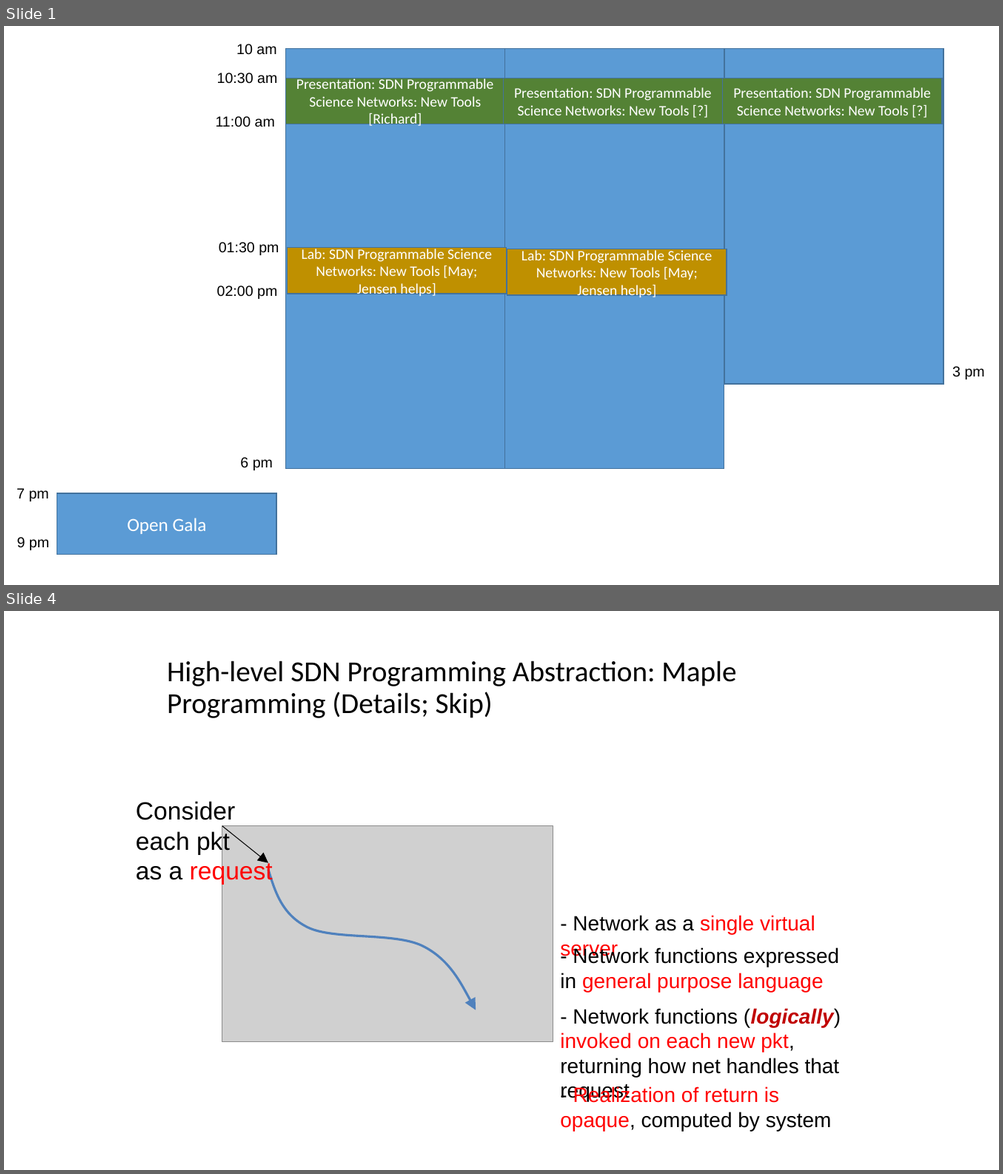
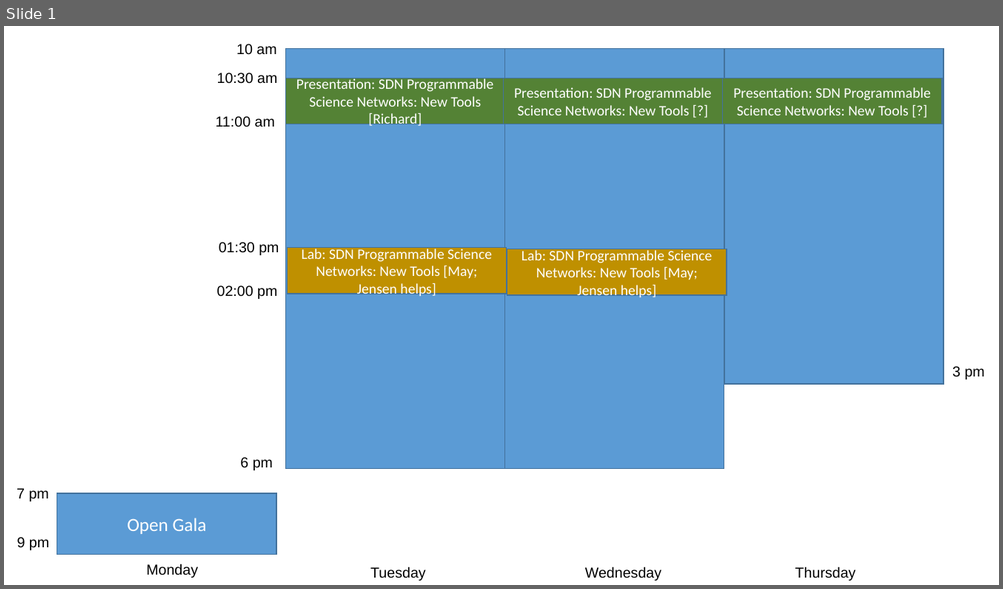
Before and after one commit to snlab/sc16, a slide deck: slides/schedule.pptx. Shown one above the other, each under a label of ours: slides 1 and 4 before the commit, slide 1 after it; the slides between them are not shown. The pictures are 1003x1174 and 1003x589 pixels, drawn with LibreOffice and Linux fonts; fonts in the diff are those of the drawing; grey boxes stand for pictures. Boxes give left, top, right and bottom in pixels: in the first picture for what was removed or moved away, otherwise in the second. Text is boxed around its words. In the diff, an @@ line names an element or a change of style, - is before the commit and + after.

```diff
--- a/slides/schedule.pptx
+++ b/slides/schedule.pptx
@@ slide 4 removed at (4, 611, 999, 1170), background #FFFFFF @@
@@ title removed at (167, 661, 736, 718) @@
-High-level SDN Programming Abstraction: Maple Programming (Details; Skip)
@@ text removed at (136, 801, 273, 885) @@
-Consider
-each pkt
-as a request
@@ picture removed at (222, 826, 553, 1043) @@
@@ arrow removed from (222, 826) to (268, 863) @@
@@ freeform shape removed at (268, 870, 475, 1011) @@
@@ text removed at (560, 915, 815, 960) @@
-- Network as a single virtual server
@@ text removed at (560, 947, 839, 992) @@
-- Network functions expressed in general purpose language
@@ text removed at (560, 1008, 840, 1102) @@
-- Network functions (logically) invoked on each new pkt, returning how net handles that request
@@ text removed at (560, 1086, 831, 1131) @@
-- Realization of return is opaque, computed by system
@@ slide 1 changed as well @@
@@ text added at (146, 564, 198, 578), 14 pt, text #000000 @@
+Monday
@@ text added at (370, 567, 426, 581), 14 pt, text #000000 @@
+Tuesday
@@ text added at (585, 567, 661, 581), 14 pt, text #000000 @@
+Wednesday
@@ text added at (795, 567, 856, 581), 14 pt, text #000000 @@
+Thursday
```
Also in this commit, not shown: 5 other slides removed, 2 other files.
